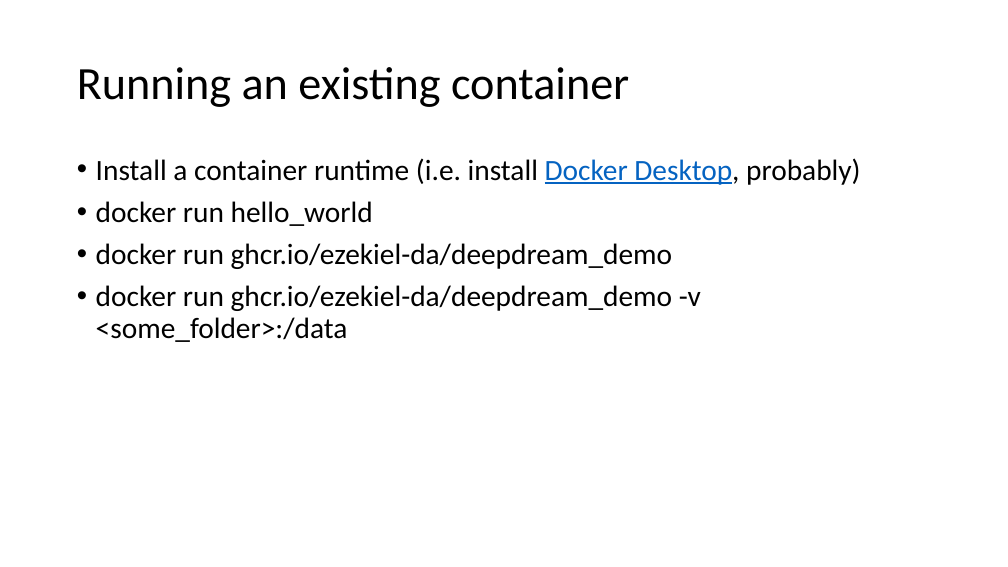
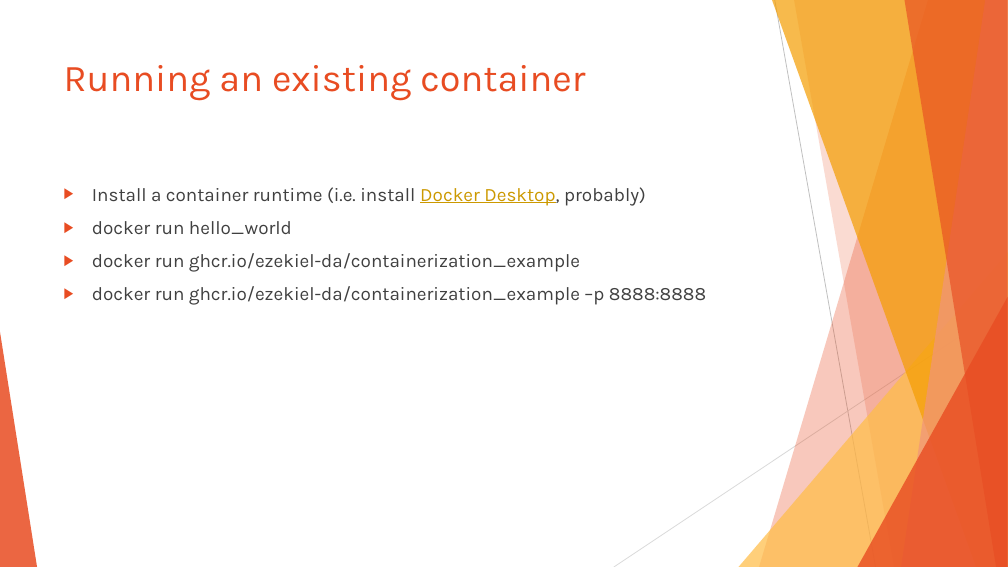
Before and after one commit to Ezekiel-DA/containerization_example, a slide deck: slide 13 of Containerization as an Open Science tool.pptx (slide 12 before the commit). Drawn at 1008x567 pixels with LibreOffice and Linux fonts; fonts in the diff are those of the drawing. Boxes give left, top, right and bottom in pixels: in the first picture for what was removed or moved away, otherwise in the second. Text is boxed around its words. In the diff, an @@ line names an element or a change of style, - is before the commit and + after.

Commit message:
Update slides

```diff
--- a/Containerization as an Open Science tool.pptx
+++ b/Containerization as an Open Science tool.pptx
@@ title "Running an existing container": place and size @@
-title "Running an existing container" at (77,67,629,107)
+title "Running an existing container" at (64,65,585,101)
@@ title "Running an existing container" at (64,65,585,101): size 44 to 36 pt, font Calibri to Karla, text colour #000000 to #E84C22; line spacing 0.9 to 1; vertical alignment middle to top @@
@@ text "Install a container runtime (i.e. ...": place and size @@
-text "Install a container runtime (i.e. ..." at (96,158,860,342)
+text "Install a container runtime (i.e. ..." at (92,187,706,305)
@@ text at (92,187,646,234): size 28 to 18 pt, font Calibri to Karla in "Install a container runtime (i.e. install Docker ...", "docker run hello_world"; text colour #000000 to #404040 in "Install a container runtime (i.e. install Desktop, ...", "docker run hello_world"; text colour #0563C1 to #CC9900 in "Docker Desktop,"; bullet • to ▶; line spacing 0.9 to 1 @@
@@ text at (92,253,706,305): text changed; size 28 to 18 pt; font Calibri to Karla; text colour #000000 to #404040 @@
-• docker run ghcr.io/ezekiel-da/deepdream_demo
-• docker run ghcr.io/ezekiel-da/deepdream_demo -v <some_folder>:/data
+▶ docker run ghcr.io/ezekiel-da/containerization_example
+▶ docker run ghcr.io/ezekiel-da/containerization_example –p 8888:8888
@@ group added at (0,0,1008,567): 5 freeform shapes, 3 triangles, 2 lines @@
```
Also in this commit, not shown: 14 other slides changed, 3 slides added, 3 slides removed.
